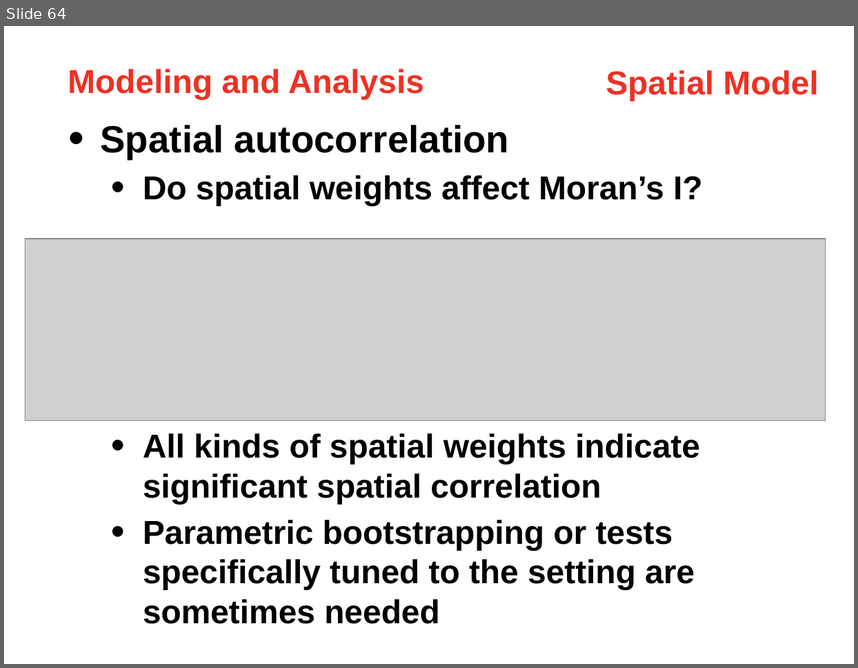
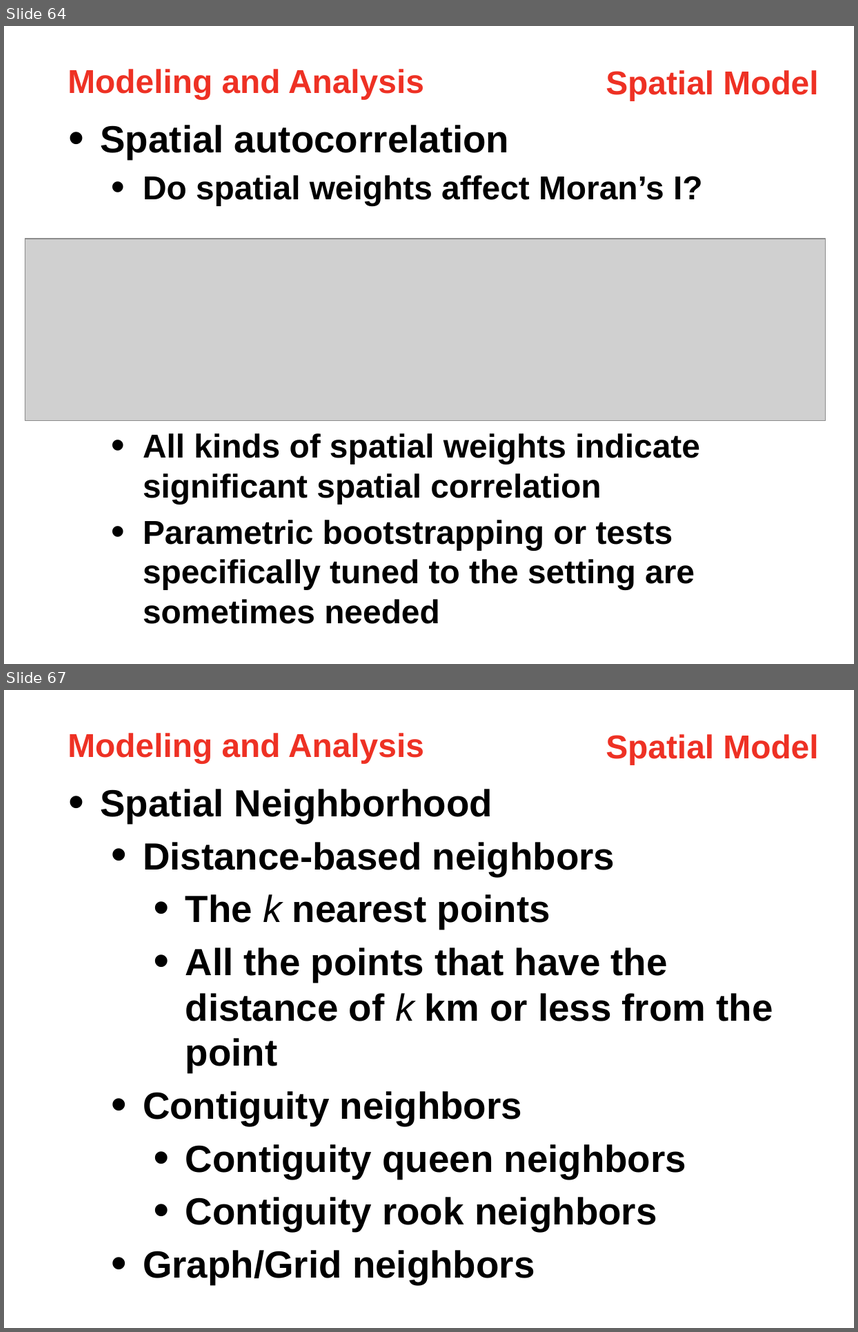
Before and after one commit to linghend/PPR, a slide deck: RentIndex/6_Presentation/RentIndex.pptx. Shown one above the other, each under a label of ours: slide 64 before the commit, slides 64 and 67 after it; the slides between them are not shown. The pictures are 858x668 and 858x1332 pixels, drawn with LibreOffice and Linux fonts; fonts in the diff are those of the drawing; grey boxes stand for pictures. Boxes give left, top, right and bottom in pixels: in the first picture for what was removed or moved away, otherwise in the second. Text is boxed around its words. In the diff, an @@ line names an element or a change of style, - is before the commit and + after.

```diff
--- a/RentIndex/6_Presentation/RentIndex.pptx
+++ b/RentIndex/6_Presentation/RentIndex.pptx
@@ slide 67 added at (4,690,854,1328), background #FFFFFF @@
@@ text added at (67,733,424,763), 28 pt, text #EE3124, bold @@
+Modeling and Analysis
@@ text added at (606,734,818,765), 28 pt, text #EE3124, bold @@
+Spatial Model
@@ text added at (100,789,773,1284), 32 pt, text #000000, bold @@
+• Spatial Neighborhood
+  • Distance-based neighbors
+    • The k nearest points
+    • All the points that have the distance of k km or less from the point
+  • Contiguity neighbors
+    • Contiguity queen neighbors
+    • Contiguity rook neighbors
+  • Graph/Grid neighbors
```
Also in this commit, not shown: 1 slide changed, 18 other slides added, 6 other files.
